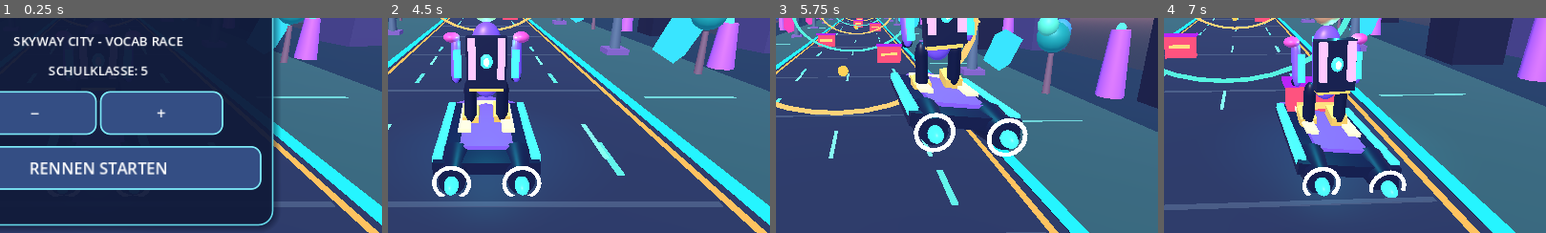
Above: before the commit, frames 1-4 (left to right).
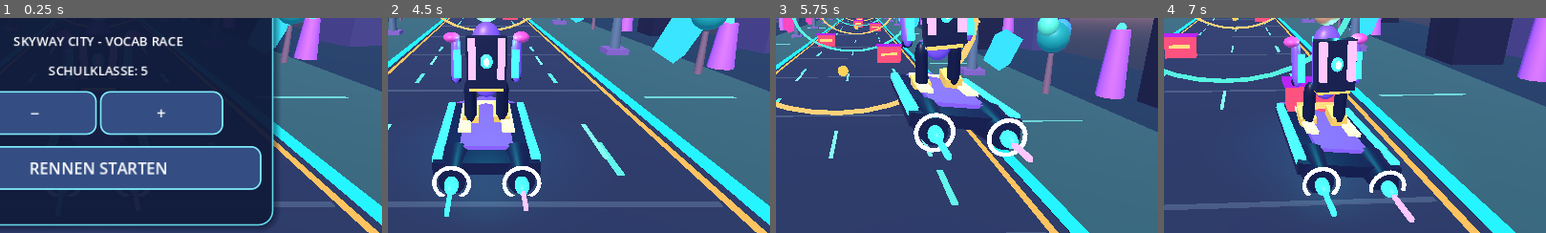
Above: after the commit, the same moments.

Repository: mtothek0703/learnquest-unity-web
Game: Godot game, scene res://main.tscn
The game is run twice, just before and just after one commit, with the same random seed, the same clock (stepped at 60 frames per second) and the same inputs.
Inputs:
- Up to frame 1 (0.25 s): no input
- Up to frame 2 (4.5 s): click "RECHTS >" at 0.5 s; click "SPRINGEN" at 1.25 s; click "TURBO" at 2 s; click "−" at 2.75 s; click "+" at 3.5 s; click "RENNEN STARTEN" at 4.25 s
- Up to frame 3 (5.75 s): hold Right from 5.03 s (still down); tap Space at 5.27 s
- Up to frame 4 (7 s): release Right at 5.78 s; hold S 5.78-6.53 s; tap Space at 6.02 s; hold Right from 6.53 s (still down)
The pictures show only the part of the screen within x 37-87%, y 31-81%; the shares and areas given below are measured in that part.

The runs differ from the first frame. In frame 2, 0.3% of the frame differs, in the area x 14-37%, y 80-93%; in frame 3, 0.4%; in frame 4, 0.4%, in the area x 41-66%, y 81-96%.

Commit message:
feat(godot): animate twin neon hoverboard contrails during turbo

Diff:
--- a/godot/hover_hero.gd
+++ b/godot/hover_hero.gd
@@ -10,6 +10,7 @@
 var character_body: Node3D
 var shoulder_lights: Array[MeshInstance3D] = []
 var flames: Array[MeshInstance3D] = []
+var energy_trails: Array[MeshInstance3D] = []
 var lean := 0.0
 var boosting := false
 
@@ -88,6 +89,13 @@
         box(board, Vector3(side * 0.51, 0.18, 1.0), Vector3(0.30, 0.2, 0.28), bright, true)
         var flame := ball(board, Vector3(side * 0.51, 0.18, 1.28), Vector3(0.17, 0.17, 0.5), cyan, true)
         flames.append(flame)
+    # Twin neon contrails stretch behind the board during turbo without particles.
+    # Just two inexpensive meshes: suitable for iPhone WebGL rendering.
+    for side in [-1.0, 1.0]:
+        var trail_color := cyan if side < 0.0 else bright
+        var trail := box(board, Vector3(side * 0.48, 0.16, 2.0), Vector3(0.07, 0.06, 0.48), trail_color, true)
+        trail.name = "Animated boost contrail"
+        energy_trails.append(trail)
     box(board, Vector3(0, 0.38, -1.24), Vector3(0.82, 0.05, 0.13), yellow, true)
     # Streamlined pointed nose, asymmetric colored panels, two solid rear jet nacelles.
     var nose := PrismMesh.new()
@@ -170,3 +178,9 @@
         light.scale.y = 0.18 + sin(time * 2.7 + float(i)) * 0.02
     for flame in flames:
         flame.scale.z = (1.5 if boosting else 0.65) + (0.15 * sin(time * 18.0))
+    for i in range(energy_trails.size()):
+        var trail := energy_trails[i]
+        var trail_length := (2.6 if boosting else 0.48) + sin(time * (22.0 if boosting else 9.0) + float(i) * 1.7) * (0.25 if boosting else 0.08)
+        trail.scale.z = trail_length
+        trail.scale.x = 0.11 if boosting else 0.055
+        trail.position.z = 1.72 + trail_length * 0.5
